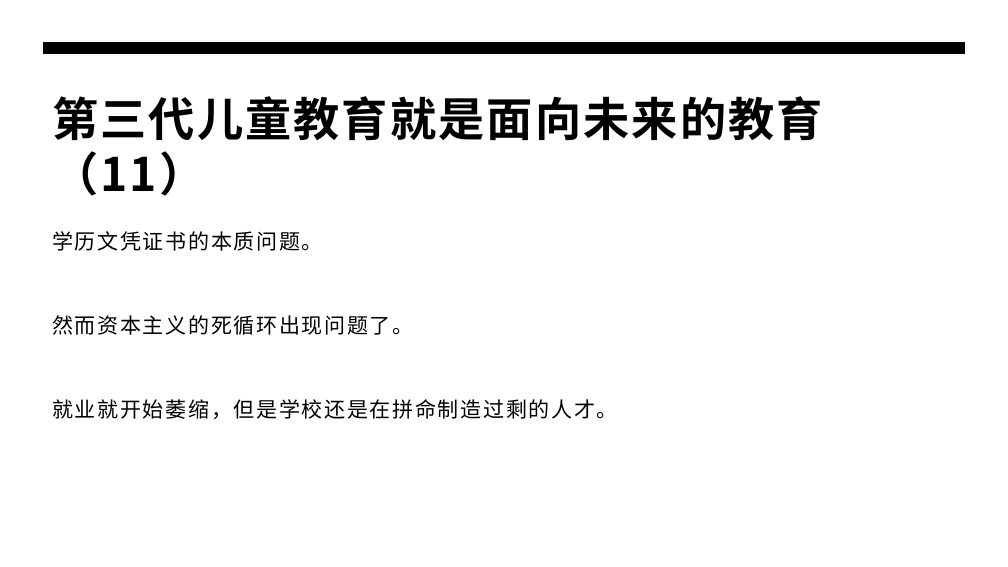
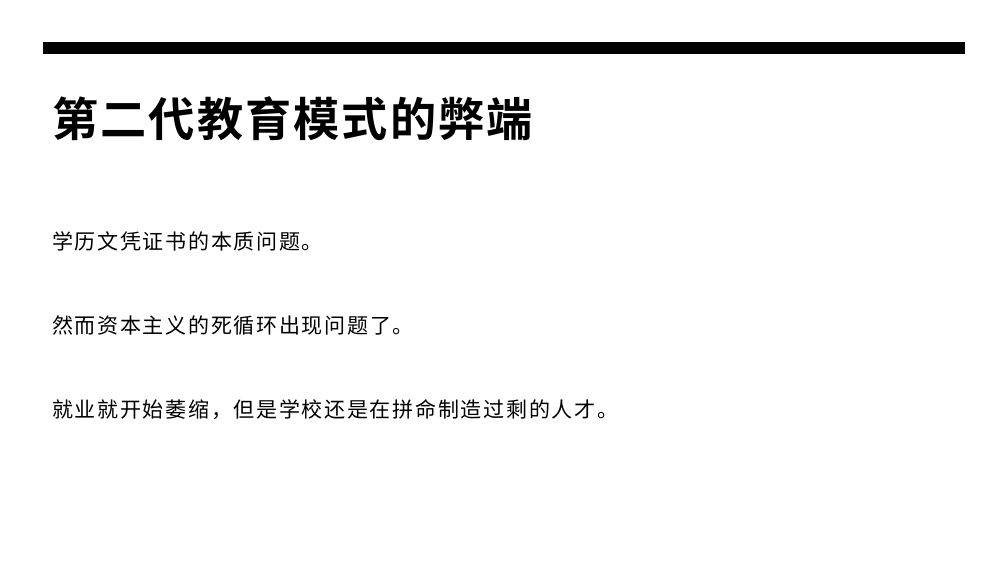
Before and after one commit to panxibei/writing, a slide deck: slide 15 of 44_心理学/24_浥尘伙伴社团原创：浥尘智慧家长课堂/AI时代高智慧家长私教课（第一季）/AI时代高智慧家长私教课（第一季）.pptx (slide 13 before the commit). Drawn at 1008x567 pixels with LibreOffice and Linux fonts; fonts in the diff are those of the drawing. Boxes give left, top, right and bottom in pixels: in the first picture for what was removed or moved away, otherwise in the second. Text is boxed around its words. In the diff, an @@ line names an element or a change of style, - is before the commit and + after.

```diff
--- a/44_心理学/24_浥尘伙伴社团原创：浥尘智慧家长课堂/AI时代高智慧家长私教课（第一季）/AI时代高智慧家长私教课（第一季）.pptx
+++ b/44_心理学/24_浥尘伙伴社团原创：浥尘智慧家长课堂/AI时代高智慧家长私教课（第一季）/AI时代高智慧家长私教课（第一季）.pptx
@@ title at box(52, 96, 533, 141): text changed @@
-第三代儿童教育就是面向未来的教育（11）
+第二代教育模式的弊端
```
Also in this commit, not shown: 59 other slides changed, 2 slides added, 2 slides removed.
